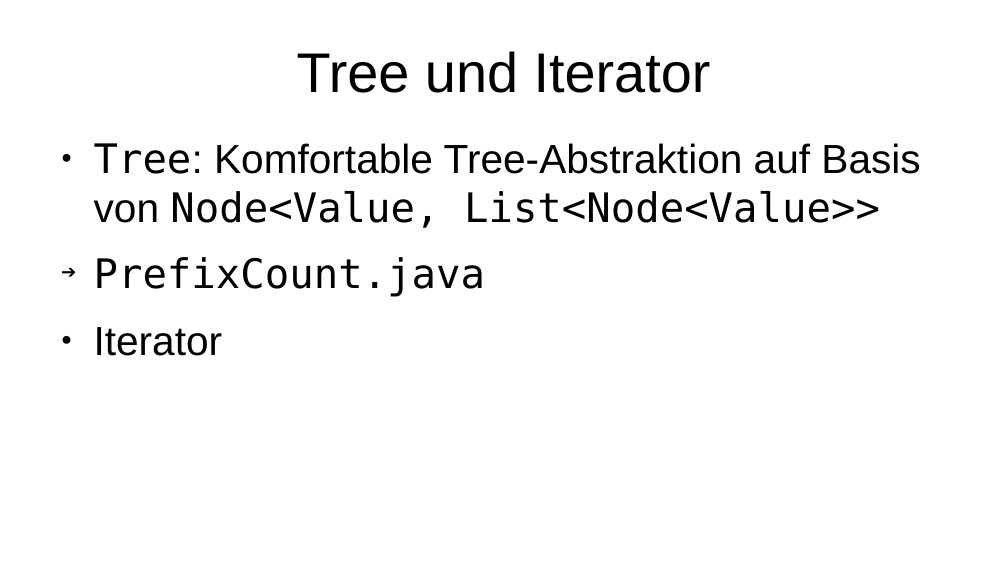
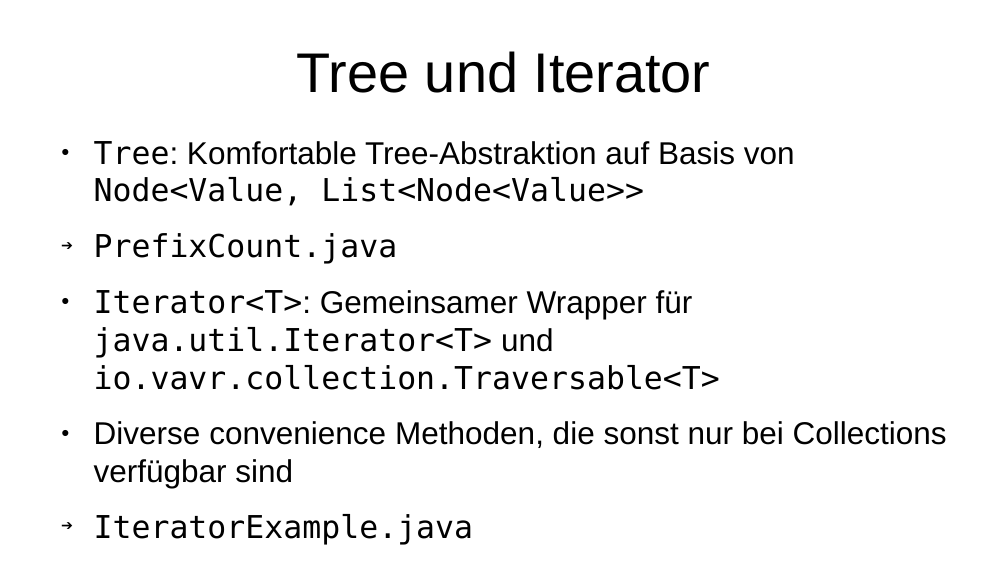
Before and after one commit to p3et/vavr-demo, a slide deck: slide 40 of coffee talk.odp. Drawn at 1008x567 pixels with LibreOffice and Linux fonts; fonts in the diff are those of the drawing. Boxes give left, top, right and bottom in pixels: in the first picture for what was removed or moved away, otherwise in the second. Text is boxed around its words. In the diff, an @@ line names an element or a change of style, - is before the commit and + after.

Commit message:
iterator

```diff
--- a/coffee talk.odp
+++ b/coffee talk.odp
@@ text at (x1=94, y1=141, x2=795, y2=264): size 32 to 24.8 pt in "Tree: Komfortable Tree-Abstraktion auf Basis von Node<Value, ...", "PrefixCount.java" @@
@@ text at (x1=94, y1=290, x2=947, y2=448): text changed; size 32 to 24.8 pt @@
-● Iterator
+● Iterator<T>: Gemeinsamer Wrapper für java.util.Iterator<T> und io.vavr.collection.Traversable<T>
+● Diverse convenience Methoden, die sonst nur bei Collections verfügbar sind
+➔ IteratorExample.java
```
Also in this commit, not shown: 1 other file.
